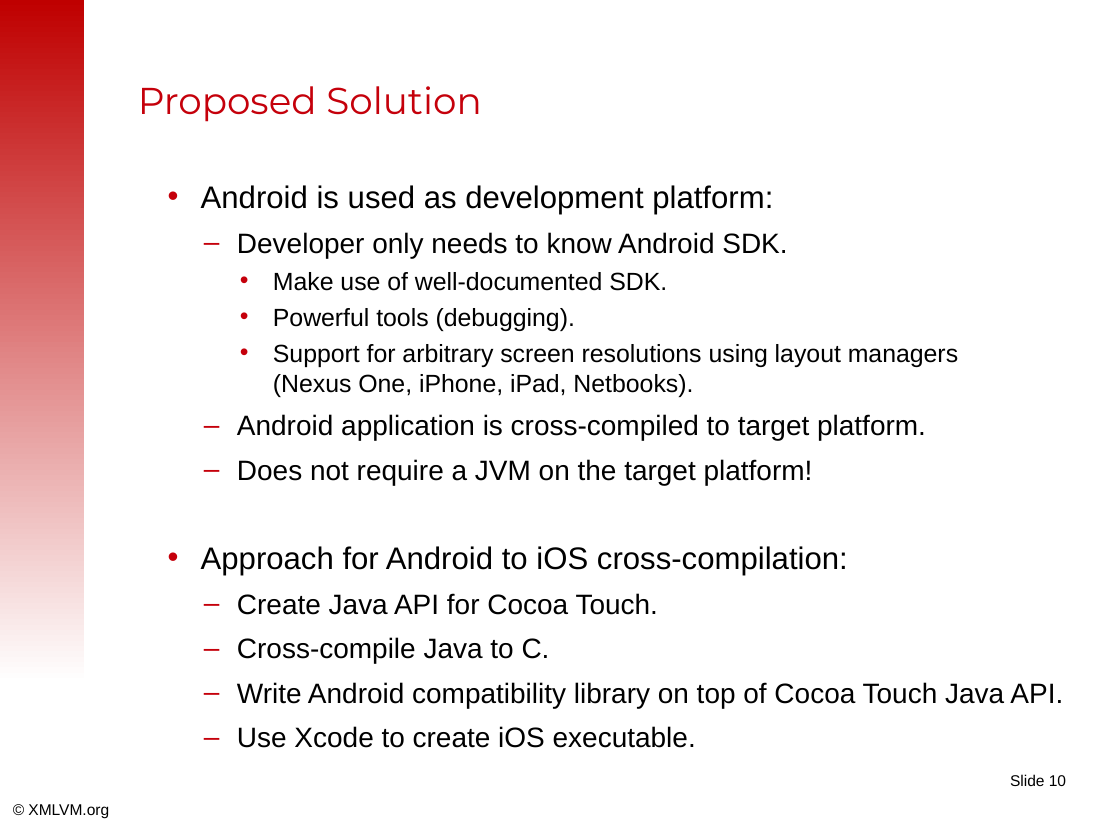
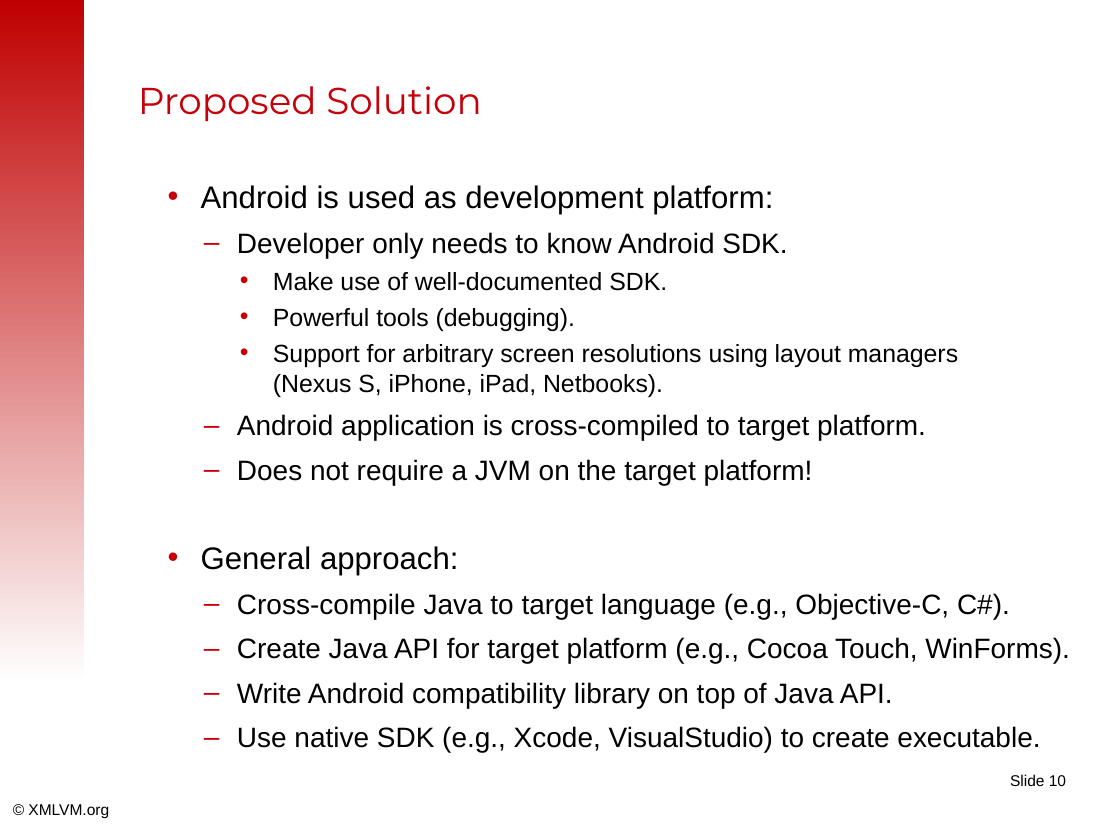
Before and after one commit to tisoft/xmlvm, a slide deck: slide 10 of doc/slides/android2iphone-master.odp. Drawn at 1120x840 pixels with LibreOffice and Linux fonts; fonts in the diff are those of the drawing; background and template pictures are left out. Boxes give left, top, right and bottom in pixels: in the first picture for what was removed or moved away, otherwise in the second. Text is boxed around its words. In the diff, an @@ line names an element or a change of style, - is before the commit and + after.

Commit message:
General update. Add WP7.

```diff
--- a/doc/slides/android2iphone-master.odp
+++ b/doc/slides/android2iphone-master.odp
@@ text at box(273, 344, 958, 397): text changed @@
-    • Support for arbitrary screen resolutions using layout managers
-      (Nexus One, iPhone, iPad, Netbooks).
+    • Support for arbitrary screen resolutions using layout managers
+      (Nexus S, iPhone, iPad, Netbooks).
@@ text at box(201, 546, 1070, 752): text changed @@
-• Approach for Android to iOS cross-compilation:
-  – Create Java API for Cocoa Touch.
-  – Cross-compile Java to C.
-  – Write Android compatibility library on top of Cocoa Touch Java API.
-  – Use Xcode to create iOS executable.
+• General approach:
+  – Cross-compile Java to target language (e.g., Objective-C, C#).
+  – Create Java API for target platform (e.g., Cocoa Touch, WinForms).
+  – Write Android compatibility library on top of Java API.
+  – Use native SDK (e.g., Xcode, VisualStudio) to create executable.
```
Also in this commit, not shown: 20 other slides changed, 4 slides added, 1 slide removed.
